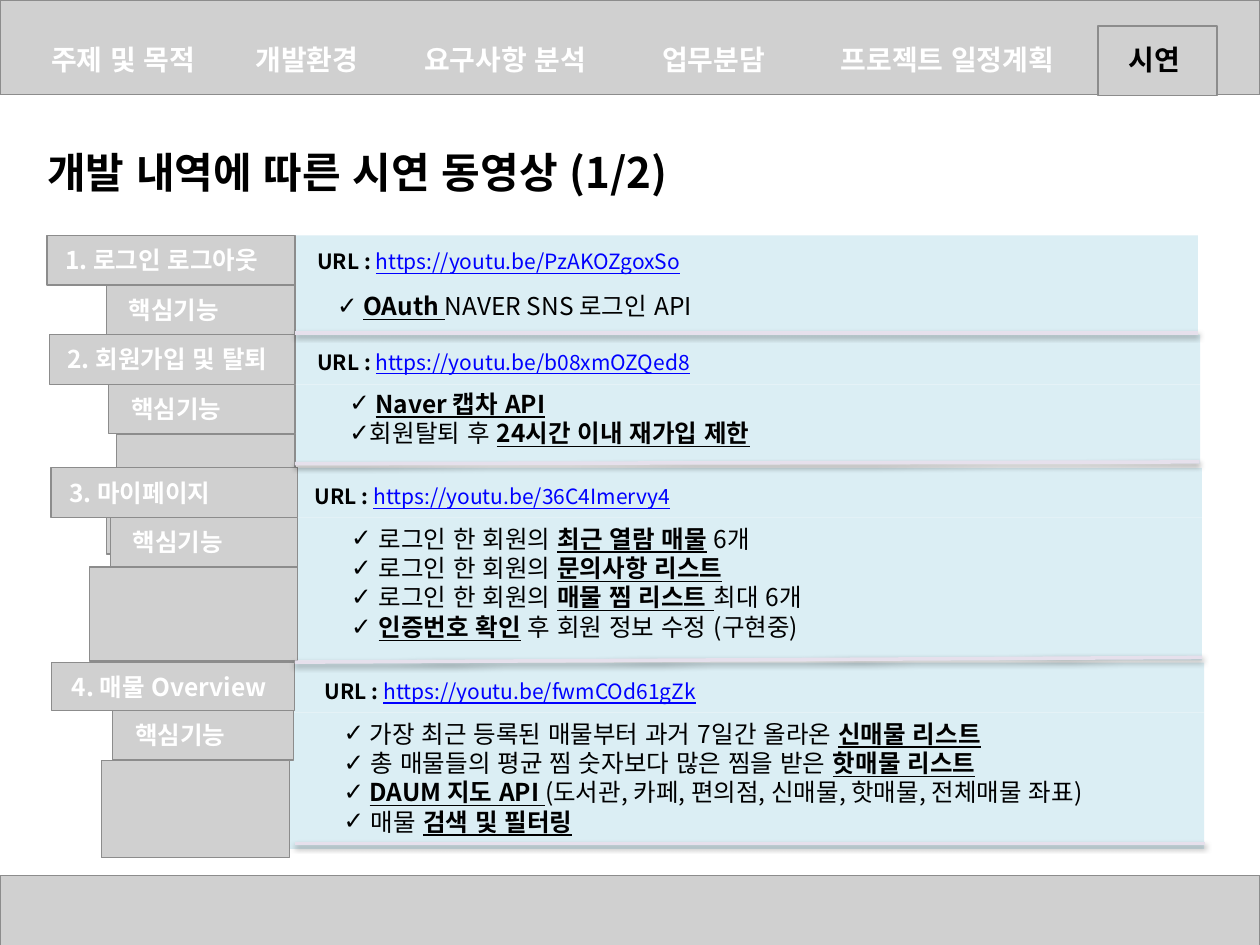
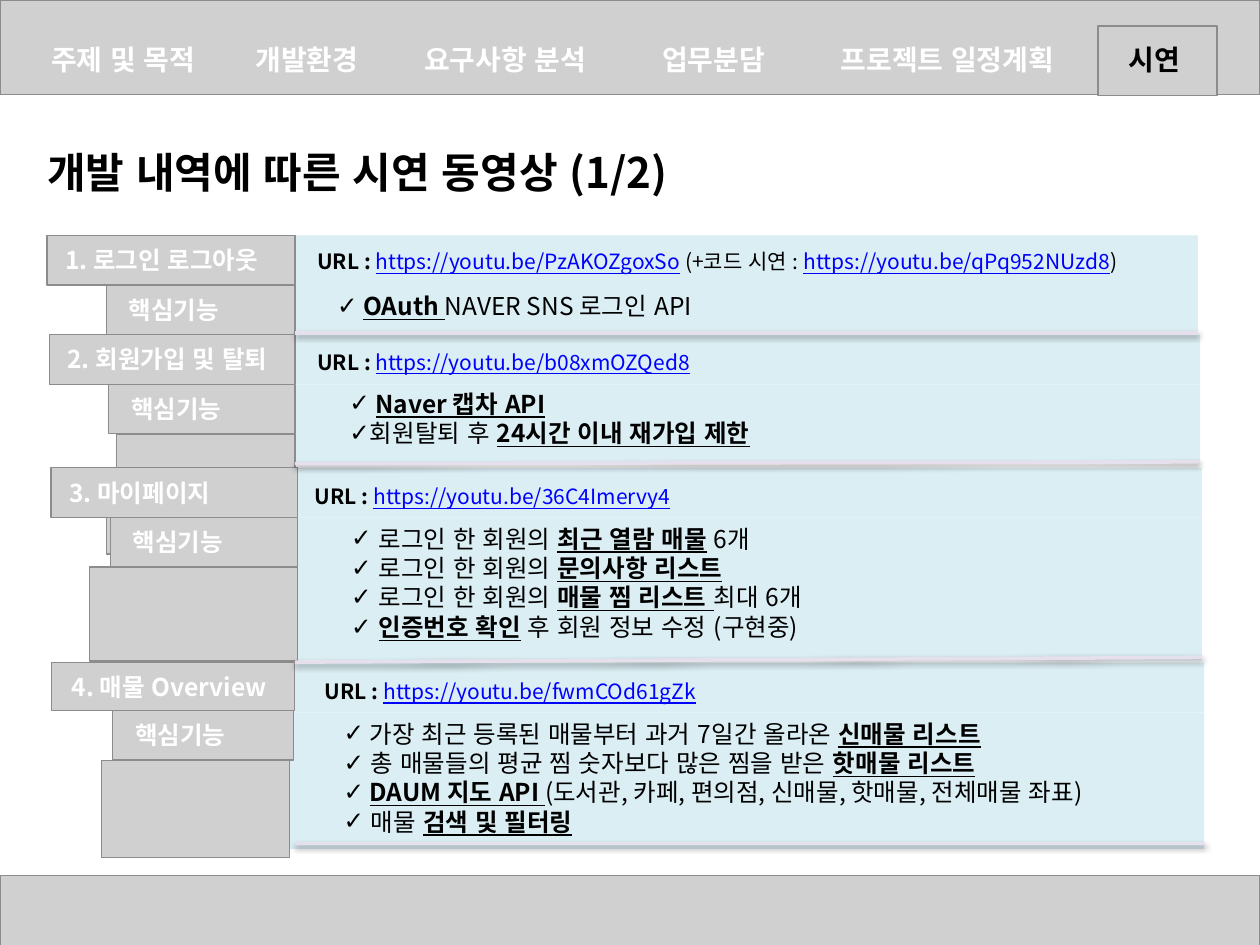
Before and after one commit to heejeongMin/sabangSpring, a slide deck: slide 10 of sabang.pptx. Drawn at 1260x945 pixels with LibreOffice and Linux fonts; fonts in the diff are those of the drawing; grey boxes stand for pictures. Boxes give left, top, right and bottom in pixels: in the first picture for what was removed or moved away, otherwise in the second. Text is boxed around its words. In the diff, an @@ line names an element or a change of style, - is before the commit and + after.

Commit message:
20190402버전 코드시연추가
20190402버전 코드시연추가

```diff
--- a/sabang.pptx
+++ b/sabang.pptx
@@ text at bbox=[317, 251, 1117, 275]: text changed @@
-URL : https://youtu.be/PzAKOZgoxSo
+URL : https://youtu.be/PzAKOZgoxSo (+코드 시연 : https://youtu.be/qPq952NUzd8)
```
Also in this commit, not shown: 1 other slide changed.
